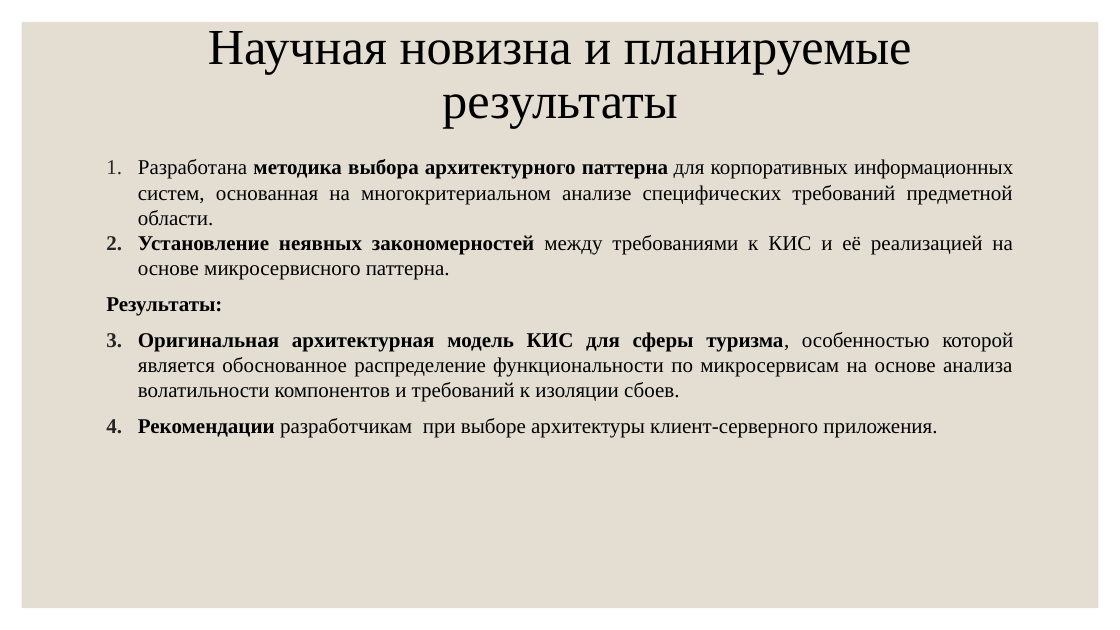
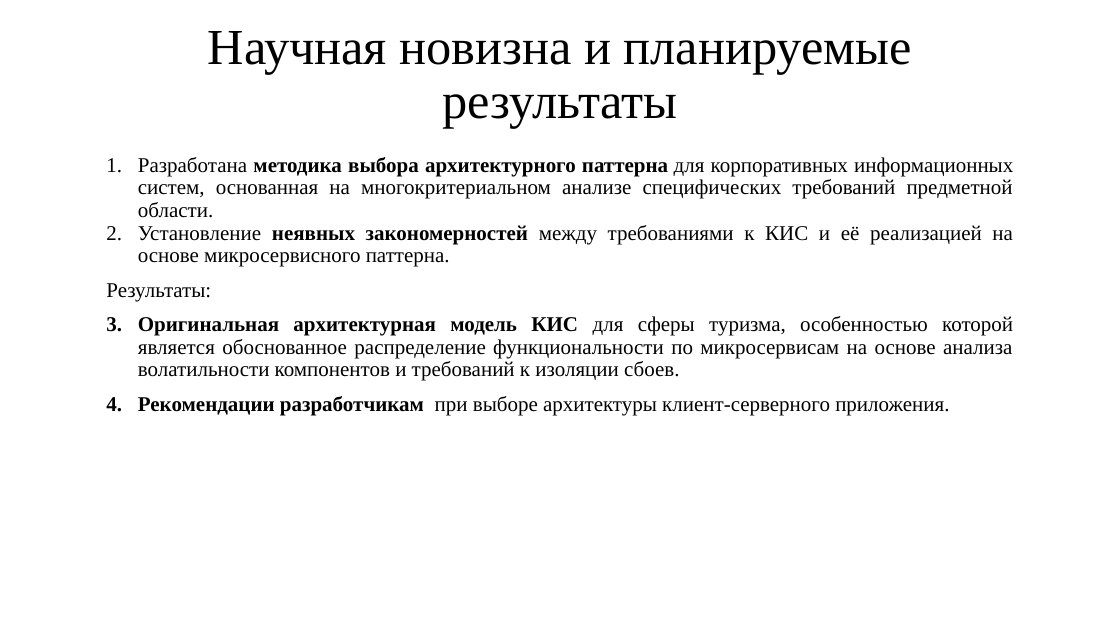
Before and after one commit to RAdKuzur/ASU, a slide deck: slide 7 of Магистерская/Предзащита(после Синельщикова).pptx. Drawn at 1120x630 pixels with LibreOffice and Linux fonts; fonts in the diff are those of the drawing. Boxes give left, top, right and bottom in pixels: in the first picture for what was removed or moved away, otherwise in the second. Text is boxed around its words. In the diff, an @@ line names an element or a change of style, - is before the commit and + after.

```diff
--- a/Магистерская/Предзащита(после Синельщикова).pptx
+++ b/Магистерская/Предзащита(после Синельщикова).pptx
@@ rectangle removed at [22,22,1099,608] @@
@@ text "Разработана методика выбора архитектурного паттерна ..." at [106,157,1013,416]: bold off in "Установление", "Результаты:", "для сферы туризма,"; bold on in "разработчикам"; line spacing 1 to 0.9; more space between paragraphs @@
```
Also in this commit, not shown: 7 other slides changed.
